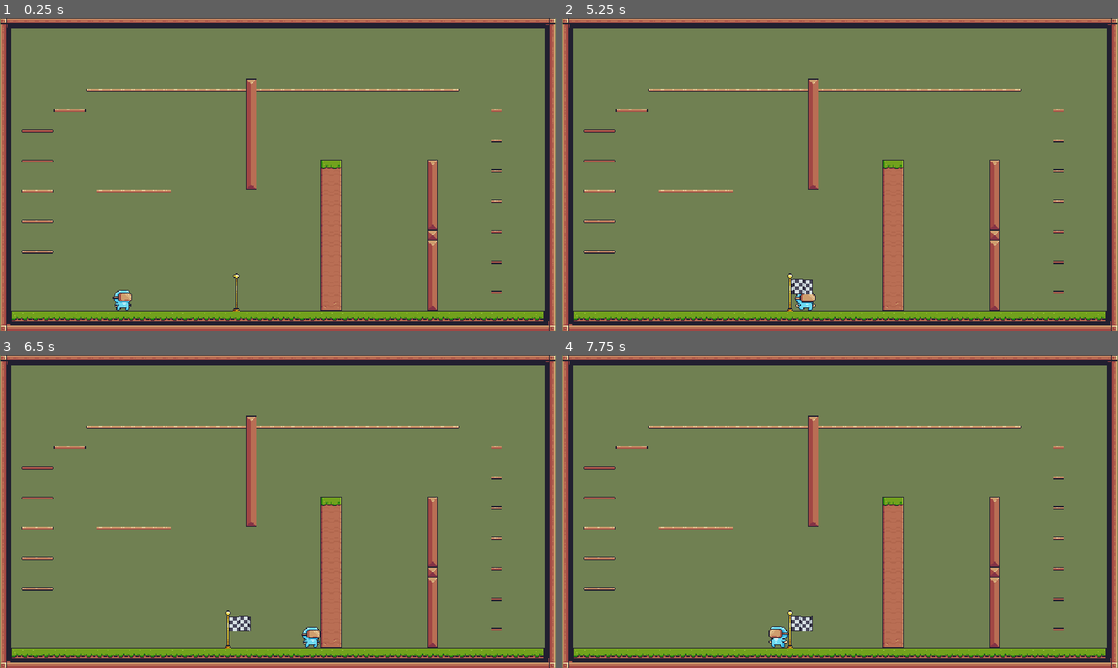
Above: before the commit, frames 1-4 (two rows, left to right).
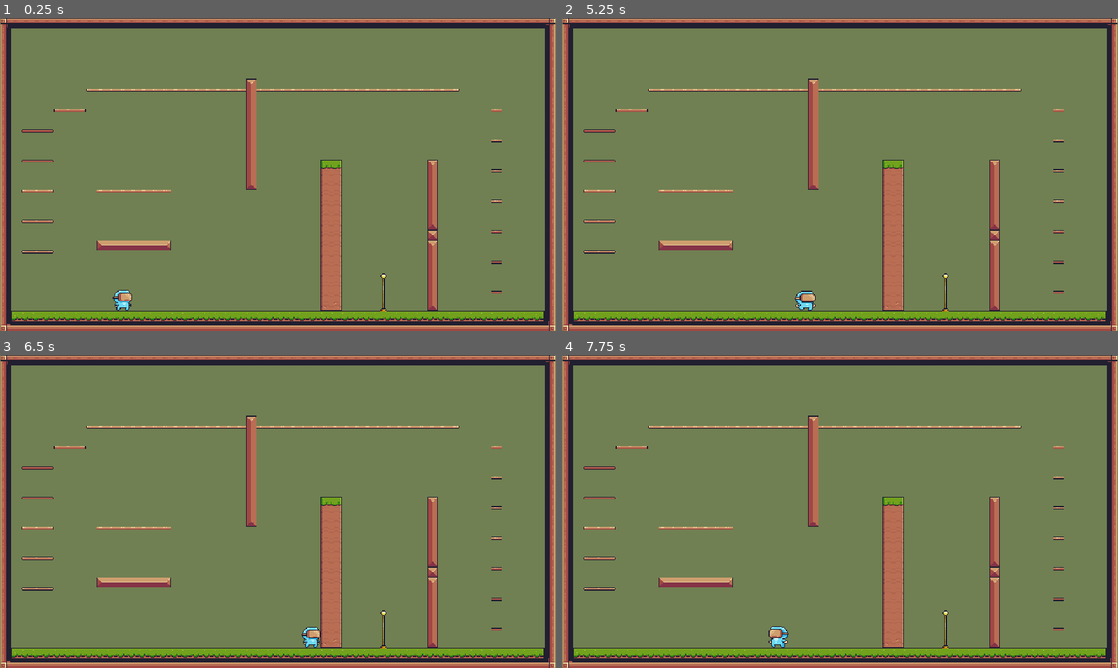
Above: after the commit, the same moments.

Repository: raysandzzz/just-leap
Game: Godot game, scene res://scenes/testing_area/testing_area.tscn
Same seed, same stepped clock (60 frames per second), same inputs: the game is played once before the commit and once after it. This scene is started directly instead of the project's main scene.
Inputs (mouse positions are in pixels of both pictures, inside the frame that each line leads up to):
- Up to frame 1 (0.25 s): no input
- Up to frame 2 (5.25 s): tap Enter (ui_accept) at 0.5, 3.5 s; move the mouse to (962, 158) at 0.52 s; hold D (right) 0.53-1.25 s; click (962, 158) at 0.67 s; tap W (jump) at 0.77, 3.77 s; drag from (728, 190) to (801, 274) at 1.27 s; move the mouse to (895, 105) at 2.02 s; hold A (left) 2.03-2.75 s; drag from (812, 237) to (673, 127) at 2.77 s; move the mouse to (1006, 221) at 3.52 s; hold D (right) 3.53-4.25 s; drag from (673, 127) to (801, 274) at 4.27 s; move the mouse to (867, 174) at 5.02 s; hold D (right) from 5.03 s (still down); click (867, 174) at 5.17 s
- Up to frame 3 (6.5 s): release D (right) at 5.75 s; drag from (194, 433) to (166, 527) at 5.77 s
- Up to frame 4 (7.75 s): move the mouse to (962, 495) at 6.52 s; hold A (left) 6.53-7.25 s; tap W (jump) at 6.77 s; drag from (728, 527) to (801, 611) at 7.27 s

The runs differ from the first frame. In frame 1, 0.5% of the frame differs, in the area x 17-70%, y 71-94%; in frame 2, 0.7%; in frame 3, 0.7%; in frame 4, 0.7%.

Commit message:
feat: add interactive flag and texture at brown tile when player runs over

Diff:
--- a/scenes/flag/flag.gd
+++ b/scenes/flag/flag.gd
@@ -2,7 +2,13 @@
 
 @export var animation: AnimatedSprite2D
 
-func _on_body_entered(body: Node2D) -> void:
-	animation.play("FlagOut")
-	if animation.animation_finished:
+var _counter = 1
+
+func _on_body_entered(_body: Node2D) -> void:
+	if _counter > 0:
+		animation.play("FlagOut")
+		await animation.animation_finished
 		animation.play("Flag")
+		_counter -= 1
+	else:
+		pass
--- a/scenes/flag/flag.tscn
+++ b/scenes/flag/flag.tscn
@@ -149,9 +149,9 @@
 atlas = ExtResource("2_midhq")
 region = Rect2(1600, 0, 64, 64)
 
-[sub_resource type="AtlasTexture" id="AtlasTexture_joagn"]
+[sub_resource type="AtlasTexture" id="AtlasTexture_midhq"]
 atlas = ExtResource("3_xtrmo")
-region = Rect2(8, 0, 30, 64)
+region = Rect2(0, 0, 64, 64)
 
 [sub_resource type="SpriteFrames" id="SpriteFrames_8w0r3"]
 animations = [{
@@ -275,9 +275,9 @@
 }, {
 "frames": [{
 "duration": 1.0,
-"texture": SubResource("AtlasTexture_joagn")
+"texture": SubResource("AtlasTexture_midhq")
 }],
-"loop": 1,
+"loop": 0,
 "name": &"Idle",
 "speed": 5.0
 }]
@@ -297,7 +297,8 @@
 animation = &"Idle"
 
 [node name="CollisionShape2D" type="CollisionShape2D" parent="." unique_id=1499755880]
-position = Vector2(2, -14)
+position = Vector2(-7, -14)
 shape = SubResource("SegmentShape2D_w7mgy")
 
 [connection signal="body_entered" from="." to="." method="_on_body_entered"]
+[connection signal="animation_finished" from="AnimatedSprite2D" to="." method="_on_animated_sprite_2d_animation_finished"]
--- a/scenes/player/player.gd
+++ b/scenes/player/player.gd
@@ -2,9 +2,11 @@
 
 @export var animation: AnimatedSprite2D
 
-const MAX_JUMPS = 1
+const MAX_JUMPS: int = 1
+const DEFAULT_SPEED: float = 150.0
 
-var _speed: float = 150.0
+var _speed: float = DEFAULT_SPEED
+var _current_floor_speed: float = DEFAULT_SPEED
 var _jump_speed: float = -300.0
 var _jumps_left: int = MAX_JUMPS
 var _can_wall_jump: bool = true
@@ -20,10 +22,10 @@
 
 	# Horizontal movement
 	if Input.is_action_pressed("left"):
-		velocity.x = -(_speed)
+		velocity.x = -(_current_floor_speed)
 		animation.flip_h = true
 	elif Input.is_action_pressed("right"):
-		velocity.x = _speed
+		velocity.x = _current_floor_speed
 		animation.flip_h = false
 	else:
 		velocity.x = 0
@@ -79,21 +81,29 @@
 	else:
 		animation.play("Idle")
 
-# A function to get how "frictional" (XD) is an specific tile.
+
+# A function to get how "frictional" (XD) is a specific tile (wall or floor).
 func _custom_friction():
-	if is_on_wall():
-		for i in range(get_slide_collision_count()):
-			var collision = get_slide_collision(i)
-			var collider = collision.get_collider()
+	_current_floor_speed = _speed # Speed reset
 
-			# Check if collider is a tile
-			if collider is TileMapLayer:
-				var hit_pos = collision.get_position() - collision.get_normal()
-				var tile_coord = collider.local_to_map(collider.to_local(hit_pos))
-				var tile_data = collider.get_cell_tile_data(tile_coord)
+	for i in range(get_slide_collision_count()):
+		var collision = get_slide_collision(i)
+		var collider = collision.get_collider()
 
-				if tile_data:
-					var custom_speed = tile_data.get_custom_data("friction")
-					if custom_speed != null:
-						_current_slide_speed = custom_speed
-						break
+		if collider is TileMapLayer:
+			var hit_pos = collision.get_position() - collision.get_normal()
+			var tile_coord = collider.local_to_map(collider.to_local(hit_pos))
+			var tile_data = collider.get_cell_tile_data(tile_coord)
+
+			if tile_data:
+				# WALL FRICTION
+				if is_on_wall():
+					var wall_friction = tile_data.get_custom_data("friction")
+					if wall_friction != null:
+						_current_slide_speed = wall_friction
+
+				# FLOOR FRICTION (read the custom data layer from the floor)
+				if is_on_floor() and collision.get_normal().y < -0.5:
+					var floor_friction = tile_data.get_custom_data("floor_friction")
+					if floor_friction != null and floor_friction > 0.0:
+						_current_floor_speed = floor_friction
--- a/scenes/player/player.tscn
+++ b/scenes/player/player.tscn
@@ -284,8 +284,7 @@
 size = Vector2(22, 25)
 
 [node name="Player" type="CharacterBody2D" unique_id=182577052 node_paths=PackedStringArray("animation") groups=["dust_player"]]
-collision_layer = 5
-collision_mask = 5
+collision_layer = 4
 script = ExtResource("1_75vfm")
 animation = NodePath("AnimatedSprite2D")
 
--- a/scenes/testing_area/testing_area.tscn
+++ b/scenes/testing_area/testing_area.tscn
@@ -8,7 +8,7 @@
 [node name="TestingArea" type="Node2D" unique_id=1305349850]
 
 [node name="BaseTest" parent="." unique_id=1326053119 instance=ExtResource("1_ftkpy")]
-tile_map_data = PackedByteArray("AAAZAPL/AAACAAQAAAAZAPP/AAA …(5279 unchanged characters)… ASAAEAAAD1/wMAAAASAAEAAAD9//j/AAAPAAAAAAA=")
+tile_map_data = PackedByteArray("AAAZAPL/AAACAAQAAAAZAPP/AAA …(5279 unchanged characters)… ASAAEAAAD1/wMAAAASAAEAAAD9//j/AAAPAAAAAADv/wgAAAAMAAAAAAD1/wgAAAAOAAAAAADw/wgAAAANAAAAAADx/wgAAAANAAAAAADy/wgAAAANAAAAAADz/wgAAAANAAAAAAD0/wgAAAANAAAAAAA=")
 tile_set = ExtResource("2_2dri5")
 
 [node name="Player" parent="." unique_id=182577052 instance=ExtResource("2_tjjbt")]
@@ -20,4 +20,4 @@
 zoom = Vector2(1.01, 0.955)
 
 [node name="Flag" parent="." unique_id=858324095 instance=ExtResource("4_2dri5")]
-position = Vector2(-48, 151)
+position = Vector2(129, 151)
--- a/tile_sets/terrain.tres
+++ b/tile_sets/terrain.tres
@@ -27,15 +27,19 @@
 12:0/0 = 0
 12:0/0/physics_layer_0/polygon_0/points = PackedVector2Array(-8, -8, 8, -8, 8, 8, -8, 8)
 12:0/0/custom_data_0 = 10.0
+12:0/0/custom_data_1 = 20.0
 13:0/0 = 0
 13:0/0/physics_layer_0/polygon_0/points = PackedVector2Array(-8, -8, 8, -8, 8, 8, -8, 8)
 13:0/0/custom_data_0 = 10.0
+13:0/0/custom_data_1 = 20.0
 14:0/0 = 0
 14:0/0/physics_layer_0/polygon_0/points = PackedVector2Array(-8, -8, 8, -8, 8, 8, -8, 8)
 14:0/0/custom_data_0 = 10.0
+14:0/0/custom_data_1 = 20.0
 15:0/0 = 0
 15:0/0/physics_layer_0/polygon_0/points = PackedVector2Array(-8, -8, 8, -8, 8, 8, -8, 8)
 15:0/0/custom_data_0 = 10.0
+15:0/0/custom_data_1 = 20.0
 17:0/0 = 0
 18:0/0 = 0
 19:0/0 = 0
@@ -61,15 +65,19 @@
 12:1/0 = 0
 12:1/0/physics_layer_0/polygon_0/points = PackedVector2Array(-8, -8, 8, -8, 8, 8, -8, 8)
 12:1/0/custom_data_0 = 10.0
+12:1/0/custom_data_1 = 20.0
 13:1/0 = 0
 13:1/0/physics_layer_0/polygon_0/points = PackedVector2Array(-8, -8, 8, -8, 8, 8, -8, 8)
 13:1/0/custom_data_0 = 10.0
+13:1/0/custom_data_1 = 20.0
 14:1/0 = 0
 14:1/0/physics_layer_0/polygon_0/points = PackedVector2Array(-8, -8, 8, -8, 8, 8, -8, 8)
 14:1/0/custom_data_0 = 10.0
+14:1/0/custom_data_1 = 20.0
 15:1/0 = 0
 15:1/0/physics_layer_0/polygon_0/points = PackedVector2Array(-8, -8, 8, -8, 8, 8, -8, 8)
 15:1/0/custom_data_0 = 10.0
+15:1/0/custom_data_1 = 20.0
 17:1/0 = 0
 17:1/0/physics_layer_0/polygon_0/points = PackedVector2Array(-8, -8, 8, -8, 8, -3, -8, -3)
 17:1/0/physics_layer_0/polygon_0/one_way = true
@@ -97,12 +105,15 @@
 13:2/0 = 0
 13:2/0/physics_layer_0/polygon_0/points = PackedVector2Array(-8, -8, 8, -8, 8, 8, -8, 8)
 13:2/0/custom_data_0 = 10.0
+13:2/0/custom_data_1 = 20.0
 14:2/0 = 0
 14:2/0/physics_layer_0/polygon_0/points = PackedVector2Array(-8, -8, 8, -8, 8, 8, -8, 8)
 14:2/0/custom_data_0 = 10.0
+14:2/0/custom_data_1 = 20.0
 15:2/0 = 0
 15:2/0/physics_layer_0/polygon_0/points = PackedVector2Array(-8, -8, 8, -8, 8, 8, -8, 8)
 15:2/0/custom_data_0 = 10.0
+15:2/0/custom_data_1 = 20.0
 17:2/0 = 0
 18:2/0 = 0
 19:2/0 = 0
@@ -236,5 +247,7 @@
 physics_layer_1/collision_mask = 0
 custom_data_layer_0/name = "friction"
 custom_data_layer_0/type = 3
+custom_data_layer_1/name = "floor_friction"
+custom_data_layer_1/type = 3
 sources/0 = SubResource("TileSetAtlasSource_igcjm")
 sources/1 = SubResource("TileSetAtlasSource_350j4")
Not shown, changed: kanban_tasks_data.kanban
Not shown, added: scenes/testing_area/testing_area.tscn10393992965.tmp
Not shown, added: scenes/testing_area/testing_area.tscn10402195305.tmp
